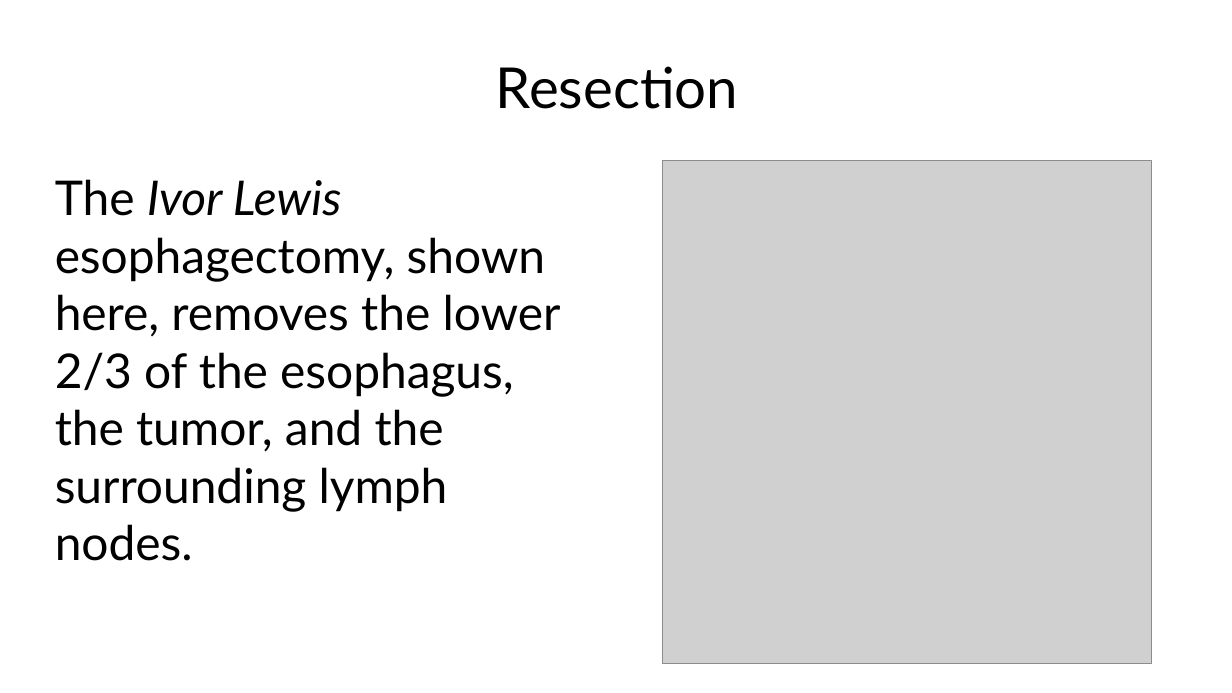
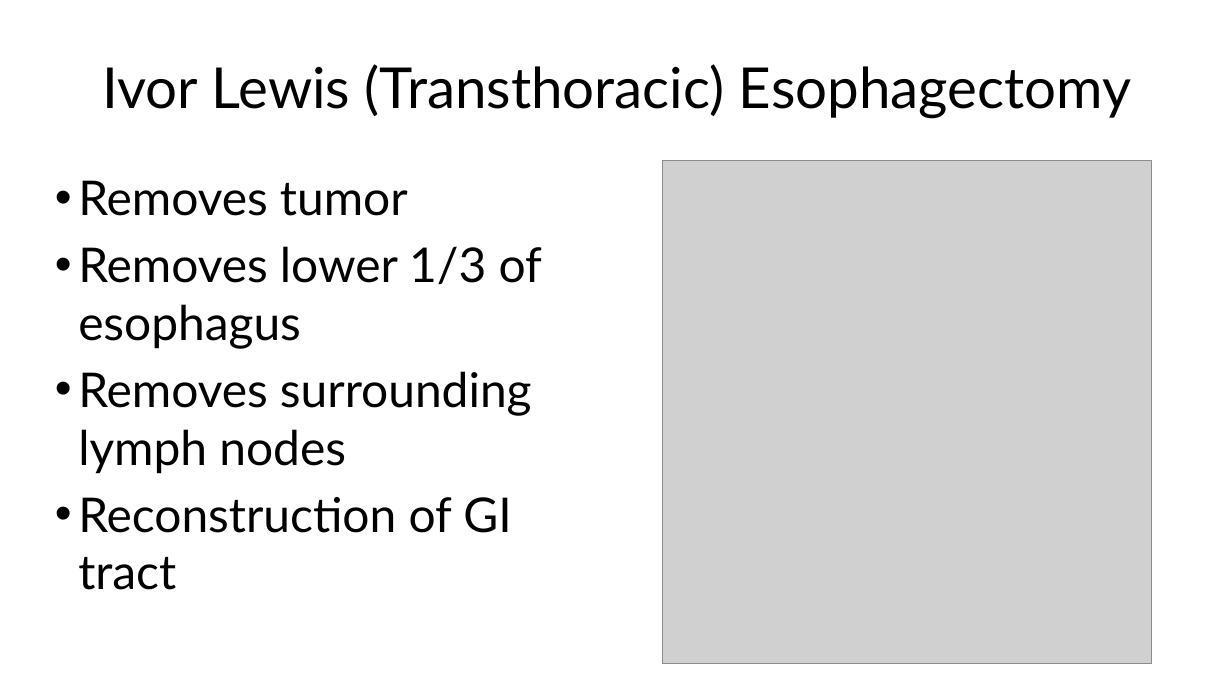
Before and after one commit to jcsalo/patient_education, a slide deck: slide 4 of lci_surgery.pptx. Drawn at 1232x693 pixels with LibreOffice and Linux fonts; fonts in the diff are those of the drawing; grey boxes stand for pictures. Boxes give left, top, right and bottom in pixels: in the first picture for what was removed or moved away, otherwise in the second. Text is boxed around its words. In the diff, an @@ line names an element or a change of style, - is before the commit and + after.

```diff
--- a/lci_surgery.pptx
+++ b/lci_surgery.pptx
@@ title at box(102, 64, 1131, 118): text changed @@
-Resection
+Ivor Lewis (Transthoracic) Esophagectomy
@@ text at box(78, 180, 542, 590): text changed @@
-The Ivor Lewis esophagectomy, shown here, removes the lower 2/3 of the esophagus, the tumor, and the surrounding lymph nodes.
+• Removes tumor
+• Removes lower 1/3 of esophagus
+• Removes surrounding lymph nodes
+• Reconstruction of GI tract
```
Also in this commit, not shown: 4 other slides changed, 50 other files.
